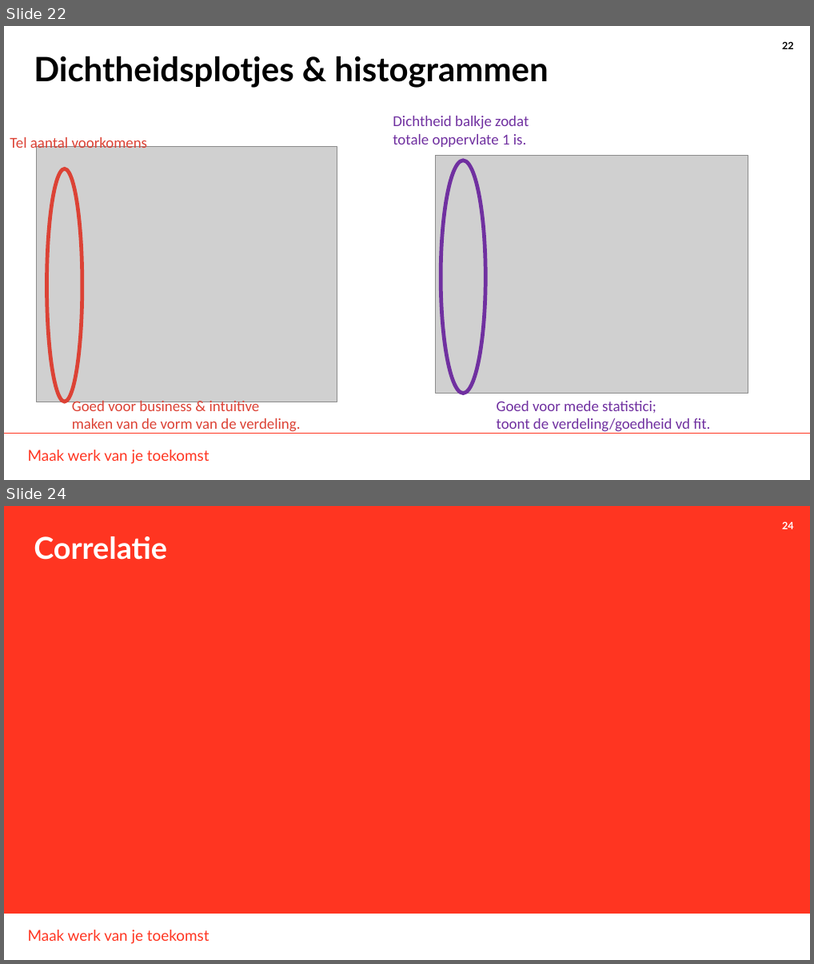
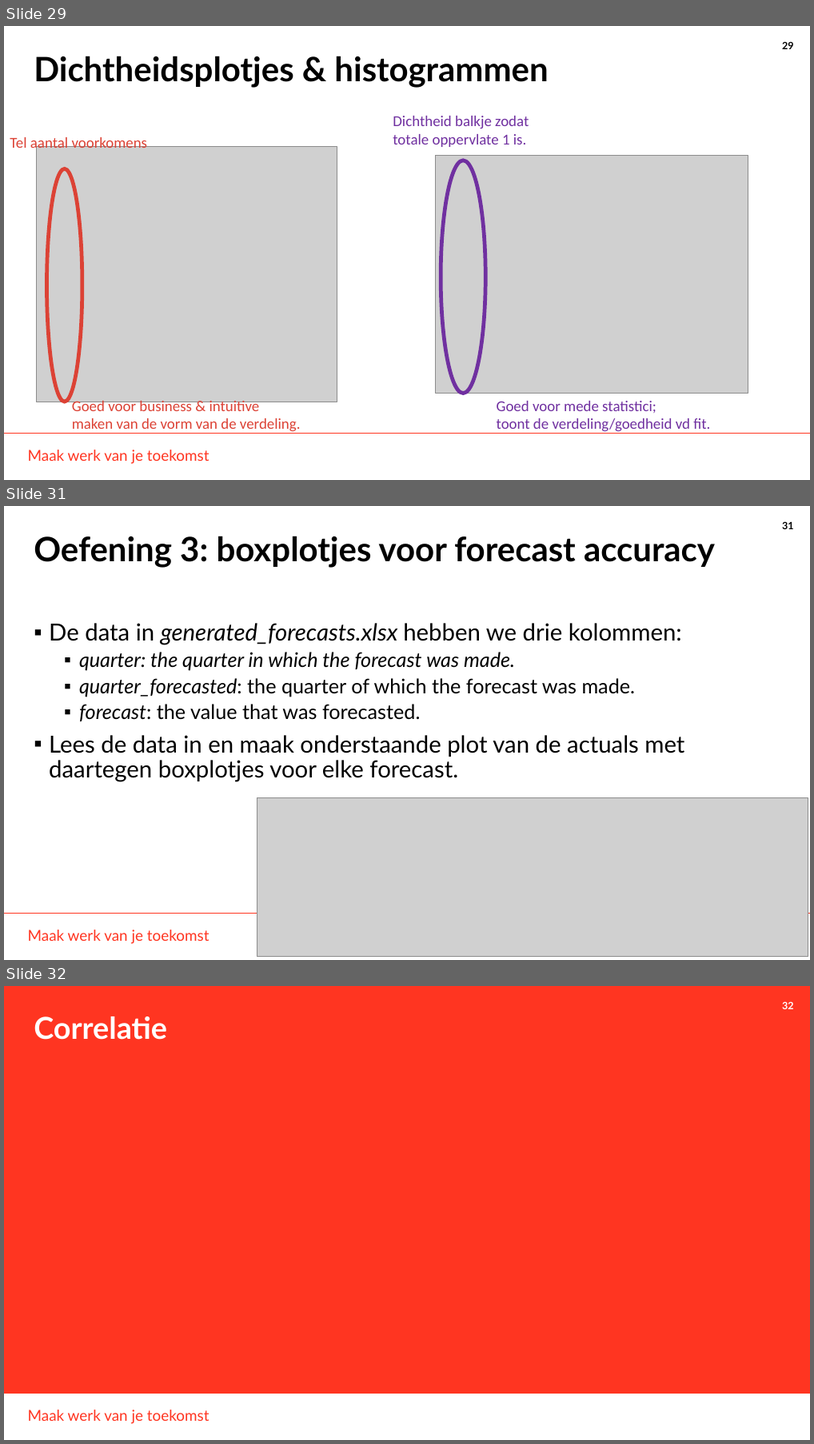
Before and after one commit to THellemans/data-science-syntra-ab, a slide deck: 06 statistiek/04 Numerieke data verdelingen verkennen/04 Numerieke data verdelingen verkennen.pptx. Shown one above the other, each under a label of ours: slides 22 and 24 before the commit, slides 29, 31 and 32 after it; the slides between them are not shown. The pictures are 814x964 and 814x1444 pixels, drawn with LibreOffice and Linux fonts; fonts in the diff are those of the drawing; grey boxes stand for pictures; background and template pictures are left out. Boxes give left, top, right and bottom in pixels: in the first picture for what was removed or moved away, otherwise in the second. Text is boxed around its words. In the diff, an @@ line names an element or a change of style, - is before the commit and + after.

```diff
--- a/06 statistiek/04 Numerieke data verdelingen verkennen/04 Numerieke data verdelingen verkennen.pptx
+++ b/06 statistiek/04 Numerieke data verdelingen verkennen/04 Numerieke data verdelingen verkennen.pptx
@@ slide 31 added at <box>4,506,810,960</box>, background #FFFFFF; not listed: 3 template elements that a slide beside it also shows @@
@@ title added at <box>34,536,715,568</box>, 40 pt, text #000000, bold @@
+Oefening 3: boxplotjes voor forecast accuracy
@@ text added at <box>49,623,685,782</box>, 28 pt, text #000000 @@
+▪ De data in generated_forecasts.xlsx hebben we drie kolommen:
+  ▪ quarter: the quarter in which the forecast was made.
+  ▪ quarter_forecasted: the quarter of which the forecast was made.
+  ▪ forecast: the value that was forecasted.
+▪ Lees de data in en maak onderstaande plot van de actuals met daartegen boxplotjes voor elke forecast.
@@ picture added at <box>258,798,809,956</box> @@
@@ what was slide 22 is now slide 29 @@
@@ page number at <box>782,42,794,49</box>: text changed @@
-22
+29
@@ what was slide 24 is now slide 32 @@
@@ page number at <box>782,1002,794,1009</box>: text changed @@
-24
+32
```
Also in this commit, not shown: 6 slides changed, 7 other slides added, 1 slide removed, 34 other files.
